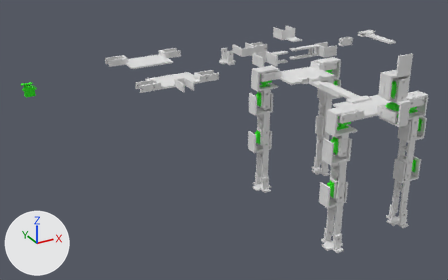
What one commit did to the Blender file blender/cat.blend.
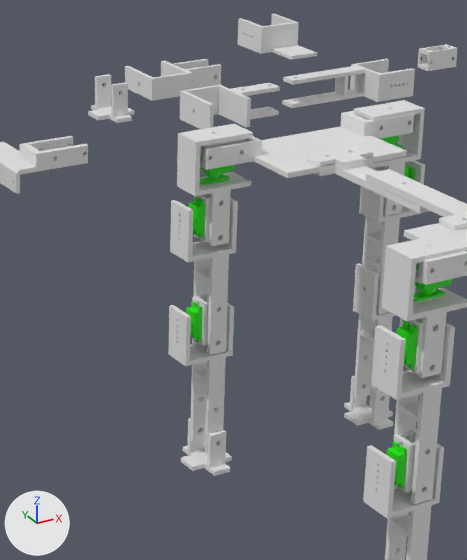
The first picture shows the older version from a 50 mm lens placed at (-476.0, -1404.0, 479.0), pointed at (181.0, -209.0, -119.0). The close-ups show both versions on the part from 42% to 80% of the width and 7% to 80% of the height of that picture. Every picture has the same lights, and +X, +Y and +Z are marked at lower left.
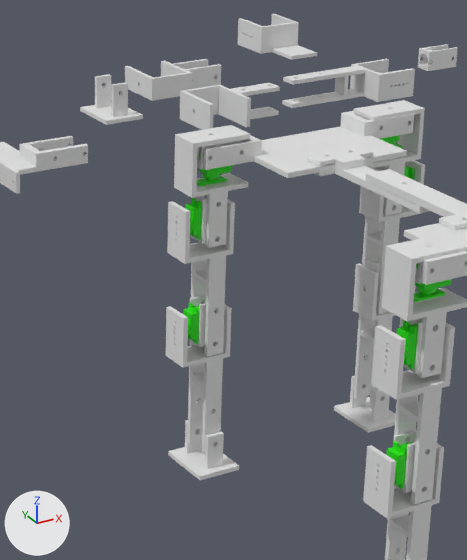
What differs and where, as boxes [x1, y1, x2, y2] in the close-ups (467 x 560 px):
'servoConnectorStraight.011', moved: before [170, 198, 238, 355]; after [167, 199, 235, 357]
'servoConnectorStraight.012', moved: before [168, 302, 234, 454]; after [166, 304, 232, 455]
'servoConnectorTwist.004', moved: before [177, 124, 253, 246]; after [174, 125, 250, 248]
'foot.004', reshaped, moved (38% wider): before [181, 418, 232, 476]; after [168, 420, 239, 480]
'foot', reshaped (36% wider): before [88, 74, 134, 123]; after [80, 74, 143, 125]
'foot.003', reshaped: before [344, 376, 393, 430]; after [334, 376, 396, 433]
'servoMount.019', reshaped, moved: before [192, 294, 219, 346]; after [189, 295, 216, 347]
'servo.018', moved: before [188, 197, 205, 238]; after [186, 198, 202, 240]
'servo.019', moved: before [186, 302, 202, 342]; after [183, 303, 199, 343]
'servo.020', moved: before [200, 147, 234, 185]; after [197, 149, 234, 186]
'servoMount.018', reshaped, moved: before [194, 194, 221, 242]; after [191, 195, 218, 243]
'servoMount.004', reshaped: before [404, 318, 434, 374]; after [403, 318, 434, 374]
'servoMount.020', reshaped, moved: before [200, 139, 245, 168]; after [197, 140, 242, 170]
'servoMount.014', reshaped: before [365, 257, 380, 306]; after [365, 257, 380, 274]
'servoMount.001', reshaped: before [415, 245, 432, 283]; after [415, 245, 432, 284]
part 1 of me_motor, cut back: before [192, 44, 457, 485]; after [189, 44, 457, 485]
part 2 of me_motor_003, cut back: before [88, 96, 393, 476]; after [80, 96, 396, 480]

What the commit changed:
me_motor is used by ob_servomount_004; location (244.8, -557.7, -6.5); rotation (6.283, -1.571, 0.0), in degrees (360, -90, 0).
me_motor had 162 vertices, 356 faces and spanned x -19.1..18.9, y -9.0..9.0, z -8.3..12.2.
me_motor now has 165 vertices, 96 faces, 1 loose edge and spans x -19.1..18.9, y -9.0..8.6, z -8.3..12.5.
Part 1, on me_motor:
84 vertices are removed from x -19.1..18.9, y -9.0..9.0, z -8.3..12.2.
356 faces are deleted.
51 vertices are added at x -19.1..18.9, y -9.0..8.6, z -8.3..12.5.
16 new vertices lie (0.0, 2.2, 0.0) away from vertices in x -18.1..16.6, y 6.4, z -1.3..3.7.
11 new vertices lie (7.0, 0.0, 0.0) away from vertices in x -19.1, y -7.0..6.4, z 4.3..7.9.
9 new vertices lie (0.0, 0.0, 4.6) away from vertices in x -16.1..-12.1, y -7.0..1.5, z 7.9.
1 loose edge is added.
96 new faces join them.
me_motor_003 is used by ob_foot_004; location (245.7, -281.3, -220.9); rotation (0.0, -1.571, 0.0), in degrees (0, -90, 0).
me_motor_003 had 72 vertices, 148 faces and spanned x -9.2..25.8, y -26.5..26.5, z -20.0..20.0.
me_motor_003 now has 60 vertices, 38 faces and spans x -9.2..25.8, y -26.4..26.3, z -20.1..20.1.
Part 2, on me_motor_003:
24 vertices are removed from x -9.2..-5.2, y -26.5..26.5, z -20.0..20.0.
148 faces are deleted.
12 vertices are added at x -9.2..-5.2, y -26.4..26.3, z -20.1..20.1.
38 new faces join them.
Object 'servoConnectorTwist.004' (ob_servoconnectortwist_004) moves from (242.1, -279.8, 31.6) to (239.4, -279.8, 30.9).
Object 'servoMount.018' (ob_servomount_018) moves from (246.6, -279.7, -1.7) to (243.9, -279.7, -2.4).
Object 'servoConnectorStraight.011' (ob_servoconnectorstraight_011) moves from (241.3, -281.3, -38.0) to (238.6, -281.3, -38.7).
Object 'servo.018' (ob_servo_018) moves from (236.5, -280.0, -2.3) to (233.8, -280.0, -3.0).
Object 'servoMount.019' (ob_servomount_019) moves from (246.6, -279.7, -94.9) to (243.9, -279.7, -95.6).
Object 'servoConnectorStraight.012' (ob_servoconnectorstraight_012) moves from (241.3, -281.3, -131.3) to (238.6, -281.3, -132.0).
Object 'servo.019' (ob_servo_019) moves from (236.5, -280.0, -95.6) to (233.8, -280.0, -96.2).
Object 'foot.004' (ob_foot_004) moves from (245.7, -281.3, -220.9) to (243.0, -281.3, -221.6).
Object 'servoMount.020' (ob_servomount_020) moves from (250.8, -279.4, 55.3) to (248.1, -279.4, 54.6).
Object 'servo.020' (ob_servo_020) moves from (250.2, -279.1, 45.2) to (247.5, -279.1, 44.5).
